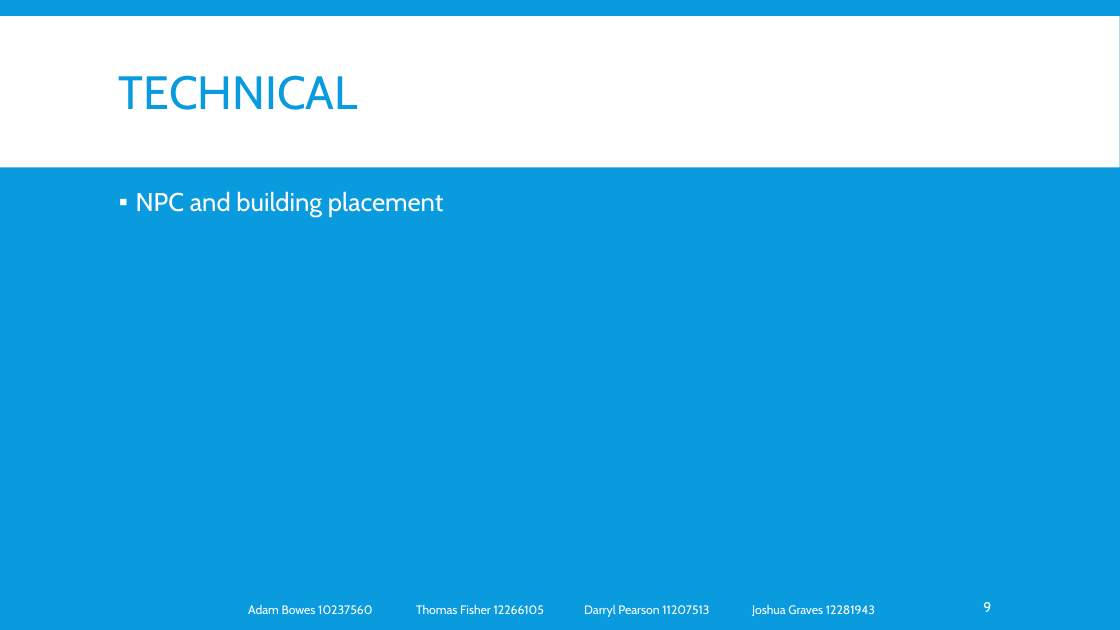
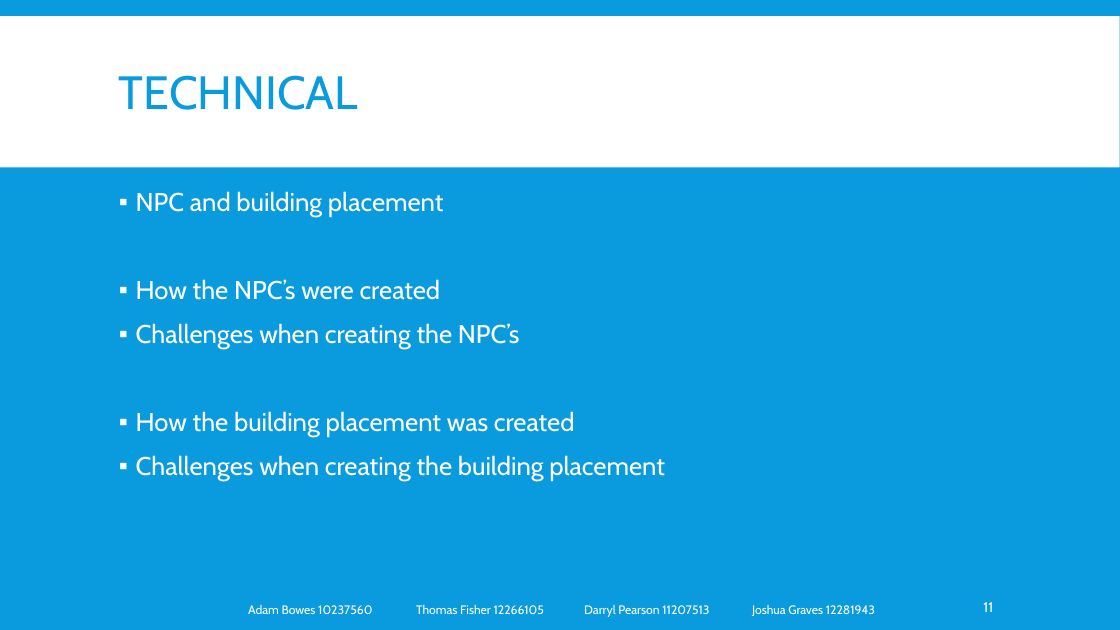
Before and after one commit to lazerduck/GroupProject_Lincoln_2014, a slide deck: slide 11 of Document/Presentation.pptx (slide 9 before the commit). Drawn at 1120x630 pixels with LibreOffice and Linux fonts; fonts in the diff are those of the drawing. Boxes give left, top, right and bottom in pixels: in the first picture for what was removed or moved away, otherwise in the second. Text is boxed around its words. In the diff, an @@ line names an element or a change of style, - is before the commit and + after.

Commit message:
Presentation changes

```diff
--- a/Document/Presentation.pptx
+++ b/Document/Presentation.pptx
@@ text at <box>136,279,665,481</box>: paragraphs added @@
+▪ How the NPC’s were created
+▪ Challenges when creating the NPC’s
+▪ How the building placement was created
+▪ Challenges when creating the building placement
@@ page number at <box>983,602,993,612</box>: text changed @@
-9
+11
```
Also in this commit, not shown: 10 other slides changed, 1 slide added.
